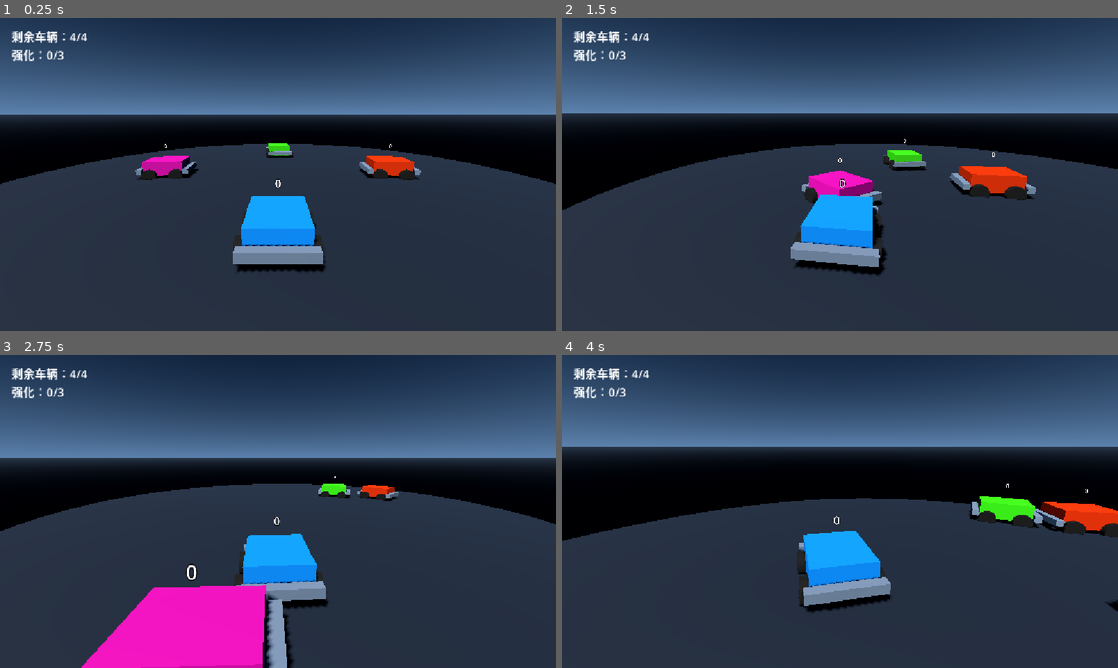
Above: before the commit, frames 1-4 (two rows, left to right).
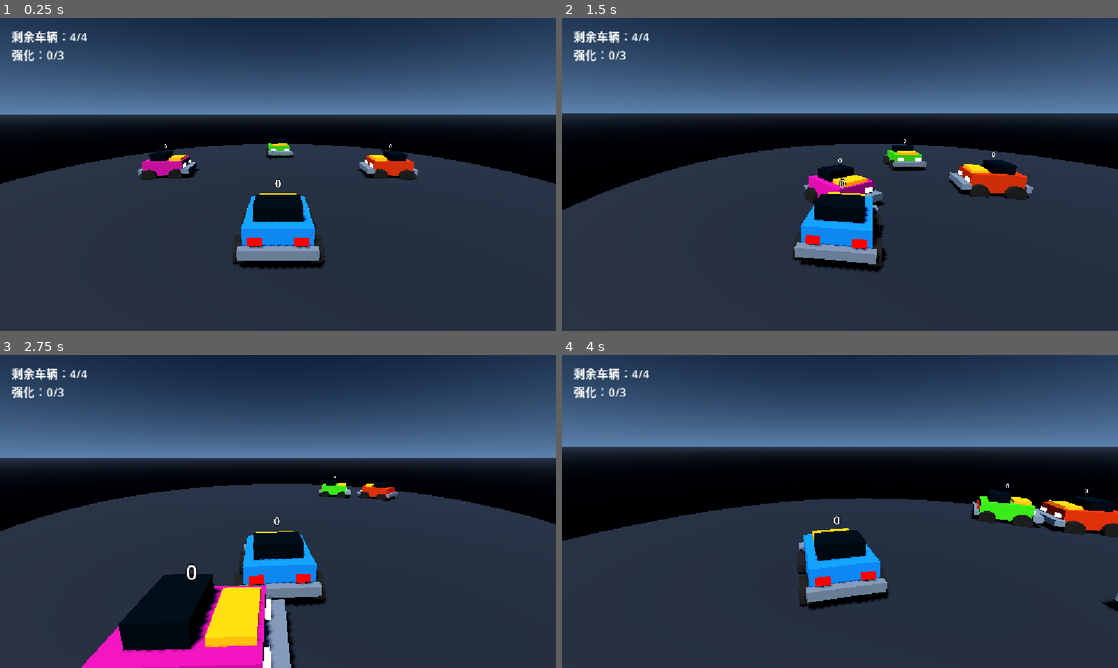
Above: after the commit, the same moments.

Repository: ekpan518/game
Game: Godot game, scene res://scenes/main/main.tscn
Same seed, same stepped clock (60 frames per second), same inputs: the game is played once before the commit and once after it.
Inputs (mouse positions are in pixels of both pictures, inside the frame that each line leads up to):
- Up to frame 1 (0.25 s): no input
- Up to frame 2 (1.5 s): tap Enter at 0.5, 0.6, 1.35 s; move the mouse to (867, 174) at 0.52 s; hold W (drive_forward) from 0.53 s (still down); click (867, 174) at 0.67 s; move the mouse to (812, 174) at 1.27 s
- Up to frame 3 (2.75 s): keep holding W (drive_forward); move the mouse to (289, 505) at 2.02 s; tap Enter at 2.1 s
- Up to frame 4 (4 s): keep holding W (drive_forward); move the mouse to (834, 517) at 2.77 s; tap Enter at 2.85, 3.6 s; click (834, 517) at 2.92 s; move the mouse to (878, 514) at 3.52 s

The runs differ from the first frame. In frame 1, 2.0% of the frame differs, in the area x 24-76%, y 38-82%; in frame 2, 2.6%; in frame 3, 6.6%, in the area x 21-72%, y 40-100%; in frame 4, 2.1%.

Commit message:
feat: distinguish bumper car front and rear

Diff:
--- a/scenes/vehicles/bumper_car.tscn
+++ b/scenes/vehicles/bumper_car.tscn
@@ -16,20 +16,59 @@
 albedo_color = Color(0.035, 0.04, 0.05, 1)
 roughness = 0.9
 
+[sub_resource type="StandardMaterial3D" id="StandardMaterial3D_cabin"]
+albedo_color = Color(0.035, 0.08, 0.12, 1)
+metallic = 0.25
+roughness = 0.22
+
+[sub_resource type="StandardMaterial3D" id="StandardMaterial3D_hood"]
+albedo_color = Color(1, 0.72, 0.08, 1)
+emission_enabled = true
+emission = Color(1, 0.38, 0.025, 1)
+emission_energy_multiplier = 0.55
+metallic = 0.2
+roughness = 0.34
+
+[sub_resource type="StandardMaterial3D" id="StandardMaterial3D_headlight"]
+albedo_color = Color(1, 0.92, 0.68, 1)
+emission_enabled = true
+emission = Color(1, 0.86, 0.62, 1)
+emission_energy_multiplier = 2.2
+roughness = 0.18
+
+[sub_resource type="StandardMaterial3D" id="StandardMaterial3D_tail_light"]
+albedo_color = Color(0.86, 0.025, 0.018, 1)
+emission_enabled = true
+emission = Color(1, 0.015, 0.01, 1)
+emission_energy_multiplier = 1.8
+roughness = 0.2
+
 [sub_resource type="BoxShape3D" id="BoxShape3D_car"]
 size = Vector3(1.4, 0.8, 2.2)
 
 [sub_resource type="BoxMesh" id="BoxMesh_body"]
 size = Vector3(1.4, 0.65, 1.75)
 
-[sub_resource type="BoxMesh" id="BoxMesh_bumper"]
-size = Vector3(1.65, 0.22, 0.24)
+[sub_resource type="BoxMesh" id="BoxMesh_front_bumper"]
+size = Vector3(1.65, 0.22, 0.32)
+
+[sub_resource type="BoxMesh" id="BoxMesh_rear_bumper"]
+size = Vector3(1.55, 0.2, 0.18)
 
 [sub_resource type="CylinderMesh" id="CylinderMesh_wheel"]
 top_radius = 0.31
 bottom_radius = 0.31
 height = 0.24
 radial_segments = 16
+
+[sub_resource type="BoxMesh" id="BoxMesh_hood"]
+size = Vector3(0.95, 0.14, 0.55)
+
+[sub_resource type="BoxMesh" id="BoxMesh_cabin"]
+size = Vector3(1, 0.32, 0.7)
+
+[sub_resource type="BoxMesh" id="BoxMesh_light"]
+size = Vector3(0.28, 0.14, 0.08)
 
 [node name="BumperCar" type="CharacterBody3D" groups=["bumper_cars"]]
 collision_layer = 2
@@ -51,12 +90,42 @@
 [node name="FrontBumper" type="MeshInstance3D" parent="Visuals"]
 position = Vector3(0, -0.08, -1.02)
 material_override = SubResource("StandardMaterial3D_bumper")
-mesh = SubResource("BoxMesh_bumper")
+mesh = SubResource("BoxMesh_front_bumper")
 
 [node name="RearBumper" type="MeshInstance3D" parent="Visuals"]
-position = Vector3(0, -0.08, 1.02)
+position = Vector3(0, -0.08, 0.98)
 material_override = SubResource("StandardMaterial3D_bumper")
-mesh = SubResource("BoxMesh_bumper")
+mesh = SubResource("BoxMesh_rear_bumper")
+
+[node name="Hood" type="MeshInstance3D" parent="Visuals"]
+position = Vector3(0, 0.42, -0.53)
+material_override = SubResource("StandardMaterial3D_hood")
+mesh = SubResource("BoxMesh_hood")
+
+[node name="Cabin" type="MeshInstance3D" parent="Visuals"]
+position = Vector3(0, 0.54, 0.24)
+material_override = SubResource("StandardMaterial3D_cabin")
+mesh = SubResource("BoxMesh_cabin")
+
+[node name="HeadlightL" type="MeshInstance3D" parent="Visuals"]
+position = Vector3(-0.45, 0.13, -0.91)
+material_override = SubResource("StandardMaterial3D_headlight")
+mesh = SubResource("BoxMesh_light")
+
+[node name="HeadlightR" type="MeshInstance3D" parent="Visuals"]
+position = Vector3(0.45, 0.13, -0.91)
+material_override = SubResource("StandardMaterial3D_headlight")
+mesh = SubResource("BoxMesh_light")
+
+[node name="TailLightL" type="MeshInstance3D" parent="Visuals"]
+position = Vector3(-0.45, 0.12, 0.91)
+material_override = SubResource("StandardMaterial3D_tail_light")
+mesh = SubResource("BoxMesh_light")
+
+[node name="TailLightR" type="MeshInstance3D" parent="Visuals"]
+position = Vector3(0.45, 0.12, 0.91)
+material_override = SubResource("StandardMaterial3D_tail_light")
+mesh = SubResource("BoxMesh_light")
 
 [node name="WheelFL" type="MeshInstance3D" parent="Visuals"]
 position = Vector3(-0.77, -0.28, -0.58)
--- a/tests/bumper/suites/test_bumper_car.gd
+++ b/tests/bumper/suites/test_bumper_car.gd
@@ -147,6 +147,29 @@
 	_expect(_has_mesh_type(car, "Visuals/Body", "BoxMesh"), "Body must use BoxMesh", failures)
 	_expect(_has_mesh_type(car, "Visuals/FrontBumper", "BoxMesh"), "FrontBumper must use BoxMesh", failures)
 	_expect(_has_mesh_type(car, "Visuals/RearBumper", "BoxMesh"), "RearBumper must use BoxMesh", failures)
+	var front_bumper := car.get_node_or_null("Visuals/FrontBumper") as MeshInstance3D
+	var rear_bumper := car.get_node_or_null("Visuals/RearBumper") as MeshInstance3D
+	var front_bumper_mesh := front_bumper.mesh as BoxMesh if front_bumper != null else null
+	var rear_bumper_mesh := rear_bumper.mesh as BoxMesh if rear_bumper != null else null
+	_expect(front_bumper_mesh != null and rear_bumper_mesh != null and front_bumper_mesh.size.z > rear_bumper_mesh.size.z and -front_bumper.position.z > rear_bumper.position.z, "Front silhouette must extend farther than the rear silhouette", failures)
+	var hood := car.get_node_or_null("Visuals/Hood") as MeshInstance3D
+	var cabin := car.get_node_or_null("Visuals/Cabin") as MeshInstance3D
+	var hood_mesh := hood.mesh as BoxMesh if hood != null else null
+	var cabin_mesh := cabin.mesh as BoxMesh if cabin != null else null
+	var hood_top := hood.position.y + hood_mesh.size.y * 0.5 if hood != null and hood_mesh != null else INF
+	var cabin_top := cabin.position.y + cabin_mesh.size.y * 0.5 if cabin != null and cabin_mesh != null else -INF
+	_expect(hood_mesh != null and cabin_mesh != null and hood.position.z < 0.0 and cabin.position.z > 0.0 and hood_top < cabin_top, "A low front hood and taller rear-biased cabin must make the driving direction readable", failures)
+	var headlight_left := car.get_node_or_null("Visuals/HeadlightL") as MeshInstance3D
+	var headlight_right := car.get_node_or_null("Visuals/HeadlightR") as MeshInstance3D
+	var tail_light_left := car.get_node_or_null("Visuals/TailLightL") as MeshInstance3D
+	var tail_light_right := car.get_node_or_null("Visuals/TailLightR") as MeshInstance3D
+	var headlight_left_material := headlight_left.material_override as StandardMaterial3D if headlight_left != null else null
+	var headlight_right_material := headlight_right.material_override as StandardMaterial3D if headlight_right != null else null
+	var tail_light_left_material := tail_light_left.material_override as StandardMaterial3D if tail_light_left != null else null
+	var tail_light_right_material := tail_light_right.material_override as StandardMaterial3D if tail_light_right != null else null
+	_expect(headlight_left != null and headlight_right != null and tail_light_left != null and tail_light_right != null and headlight_left.position.z < 0.0 and headlight_right.position.z < 0.0 and tail_light_left.position.z > 0.0 and tail_light_right.position.z > 0.0, "Cars must place a pair of headlights at the front and a pair of tail lights at the rear", failures)
+	_expect(_is_warm_white_light(headlight_left_material) and _is_warm_white_light(headlight_right_material), "Both headlights must emit a bright warm-white cue", failures)
+	_expect(_is_red_light(tail_light_left_material) and _is_red_light(tail_light_right_material), "Both tail lights must emit a distinct red cue", failures)
 	for wheel_name in ["WheelFL", "WheelFR", "WheelRL", "WheelRR"]:
 		_expect(_has_mesh_type(car, "Visuals/%s" % wheel_name, "CylinderMesh"), "%s must use CylinderMesh" % wheel_name, failures)
 	var label := car.get_node_or_null("Visuals/PowerLabel") as Label3D
@@ -356,6 +379,12 @@
 	var mesh_instance := root.get_node_or_null(path) as MeshInstance3D
 	return mesh_instance != null and mesh_instance.mesh != null and mesh_instance.mesh.get_class() == expected_class
 
+func _is_warm_white_light(material: StandardMaterial3D) -> bool:
+	return material != null and material.emission_enabled and material.emission.r > 0.8 and material.emission.g > 0.7
+
+func _is_red_light(material: StandardMaterial3D) -> bool:
+	return material != null and material.emission_enabled and material.emission.r > 0.7 and material.emission.g < 0.2
+
 func _has_typed_return(script: Script, method_name: String, type_name: String) -> bool:
 	for method in script.get_script_method_list():
 		if method.name == method_name:
Not shown: 1 places in scenes/vehicles/bumper_car.tscn that only renumber resources
